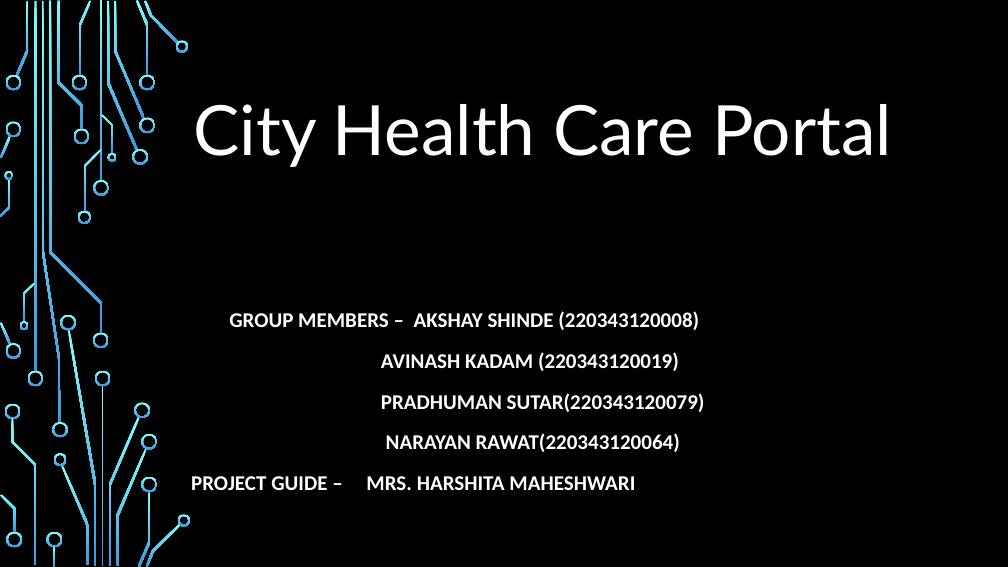
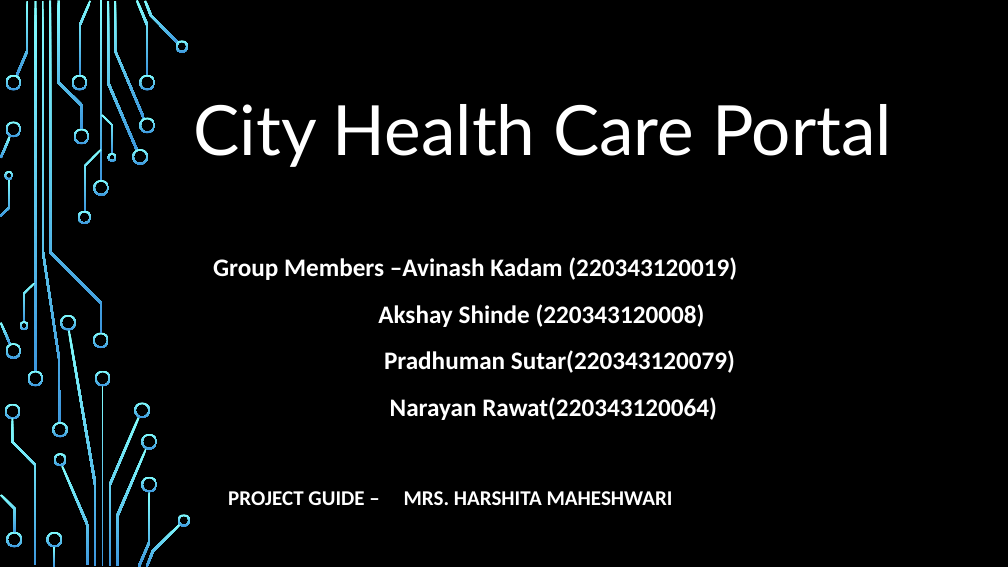
Before and after one commit to CityHealthCare/ProjectGroup_22, a slide deck: slide 1 of CityHealthCare.pptx. Drawn at 1008x567 pixels with LibreOffice and Linux fonts; fonts in the diff are those of the drawing; background and template pictures are left out. Boxes give left, top, right and bottom in pixels: in the first picture for what was removed or moved away, otherwise in the second. Text is boxed around its words. In the diff, an @@ line names an element or a change of style, - is before the commit and + after.

```diff
--- a/CityHealthCare.pptx
+++ b/CityHealthCare.pptx
@@ subtitle "Group Members –Avinash Kadam (220343120019)": place and size @@
-subtitle "Group Members –Avinash Kadam (220343120019)" at <box>191,311,705,490</box>
+subtitle "Group Members –Avinash Kadam (220343120019)" at <box>213,257,737,505</box>
@@ subtitle at <box>213,257,737,420</box>: text changed; size 20 to 24 pt @@
-GROUP MEMBERS – AKSHAY SHINDE (220343120008)
-AVINASH KADAM (220343120019)
-PRADHUMAN SUTAR(220343120079)
-NARAYAN RAWAT(220343120064)
+Group Members –Avinash Kadam (220343120019)
+Akshay Shinde (220343120008)
+Pradhuman Sutar(220343120079)
+Narayan Rawat(220343120064)
```
Also in this commit, not shown: 2 other files.
